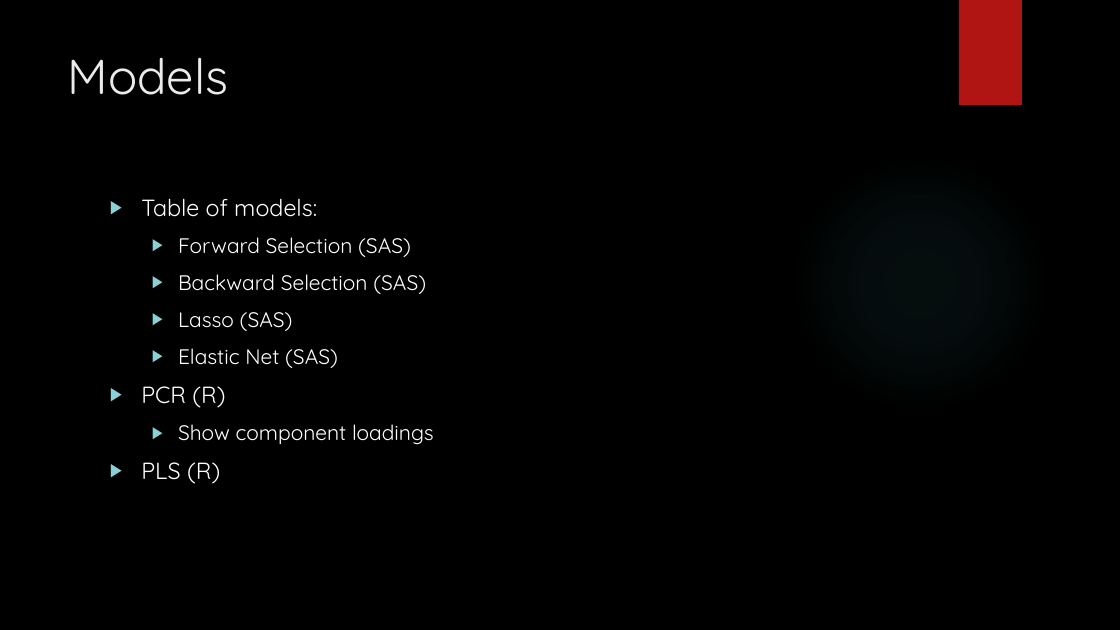
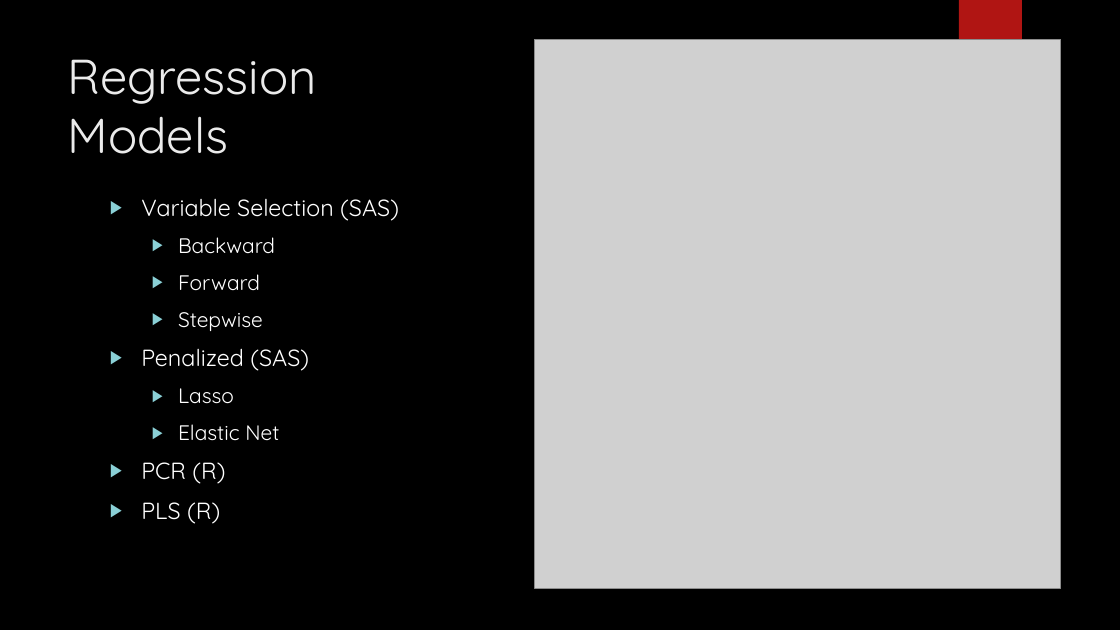
Before and after one commit to mindonly/sta631-project, a slide deck: slide 4 of ProjectPres.pptx (slide 5 before the commit). Drawn at 1120x630 pixels with LibreOffice and Linux fonts; fonts in the diff are those of the drawing; grey boxes stand for pictures; background and template pictures are left out. Boxes give left, top, right and bottom in pixels: in the first picture for what was removed or moved away, otherwise in the second. Text is boxed around its words. In the diff, an @@ line names an element or a change of style, - is before the commit and + after.

```diff
--- a/ProjectPres.pptx
+++ b/ProjectPres.pptx
@@ title at <box>68,59,317,154</box>: text changed @@
-Models
+Regression
+Models
@@ picture added at <box>535,39,1061,589</box> @@
@@ ellipse removed at <box>791,154,1049,413</box> @@
@@ text at <box>141,199,399,441</box>: text changed @@
-▶ Table of models:
-  ▶ Forward Selection (SAS)
-  ▶ Backward Selection (SAS)
-  ▶ Lasso (SAS)
-  ▶ Elastic Net (SAS)
+▶ Variable Selection (SAS)
+  ▶ Backward
+  ▶ Forward
+  ▶ Stepwise
+▶ Penalized (SAS)
+  ▶ Lasso
+  ▶ Elastic Net
@@ text at <box>178,424,434,445</box>: paragraph removed @@
-  ▶ Show component loadings
```
Also in this commit, not shown: 4 other slides changed, 4 slides added, 4 slides removed.
